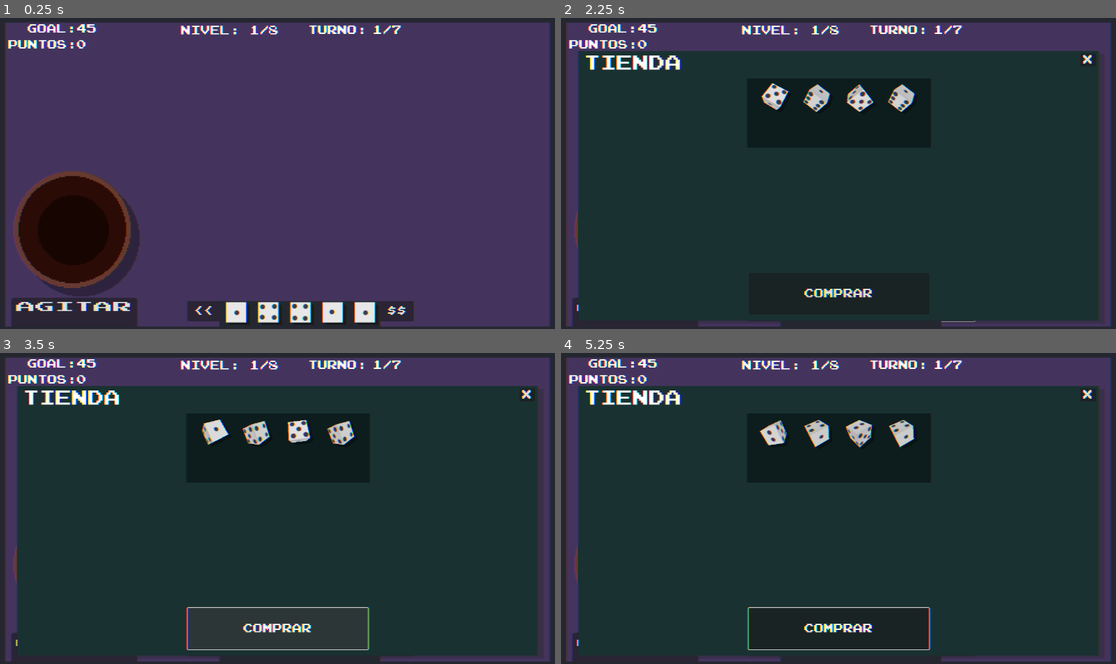
Above: before the commit, frames 1-4 (two rows, left to right).
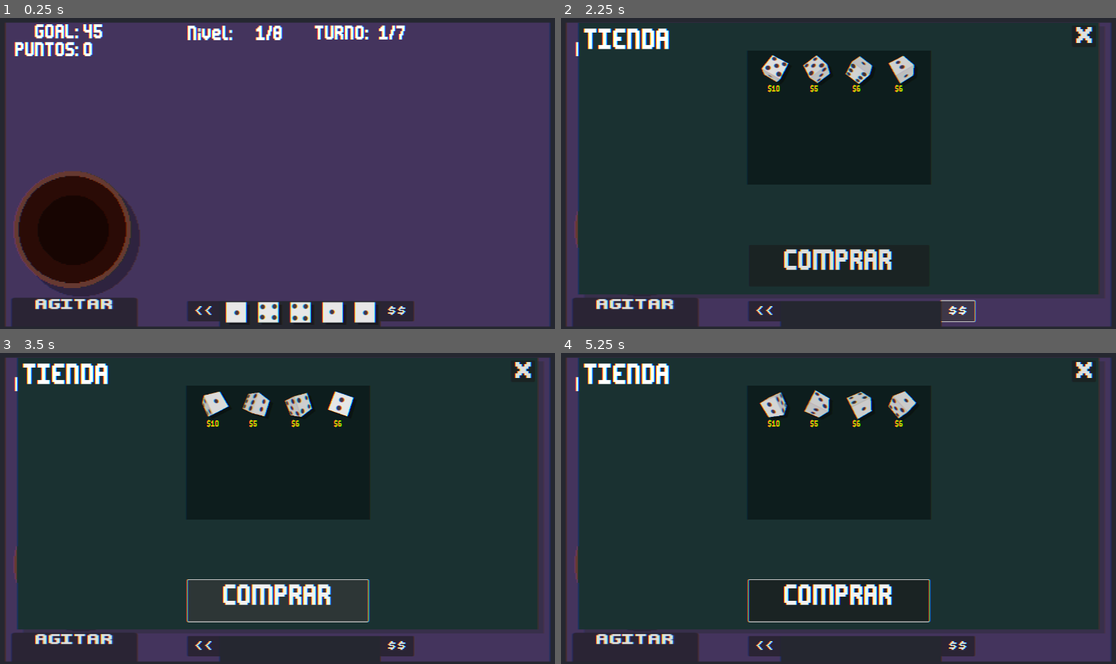
Above: after the commit, the same moments.

Repository: mcerdeira/generala-dice
Game: Godot game, scene res://scenes/main.tscn
Same seed, same stepped clock (60 frames per second), same inputs: the game is played once before the commit and once after it. Sound files missing from this copy of the repository are replaced by a short silence.
Inputs:
- Up to frame 1 (0.25 s): no input
- Up to frame 2 (2.25 s): click "AGITAR" at 0.5 s; click "<<" at 1.25 s; click "$$" at 2 s
- Up to frame 3 (3.5 s): click "COMPRAR" at 2.75 s
- Up to frame 4 (5.25 s): click "AGITAR" at 3.5 s; click "<<" at 4.25 s; click "$$" at 5 s

The runs differ from the first frame. In frame 1, 2.8% of the frame differs, in the area x 1-74%, y 2-95%; in frame 2, 17%; in frame 3, 17%; in frame 4, 18%, in the area x 1-98%, y 1-98%.

Commit message:
mejoritas

Diff:
--- a/scenes/Beaker.tscn
+++ b/scenes/Beaker.tscn
@@ -1,9 +1,10 @@
-[gd_scene load_steps=13 format=3 uid="uid://djocrijh1ceom"]
+[gd_scene load_steps=14 format=3 uid="uid://djocrijh1ceom"]
 
 [ext_resource type="Script" path="res://scenes/Beaker.gd" id="1_3qhnb"]
 [ext_resource type="Texture2D" uid="uid://dytig1jwdi4l1" path="res://sprites/beaker1.png" id="1_252vu"]
 [ext_resource type="Texture2D" uid="uid://d3tsnixp63x6v" path="res://sprites/beaker2.png" id="2_166ns"]
 [ext_resource type="FontFile" uid="uid://qlhmfs1ahw63" path="res://fonts/prstartk.ttf" id="4_m2u8j"]
+[ext_resource type="FontFile" uid="uid://bke1xm65inmdl" path="res://fonts/Thin sans.ttf" id="4_pkukr"]
 
 [sub_resource type="SpriteFrames" id="SpriteFrames_hcnxi"]
 animations = [{
@@ -117,7 +118,8 @@
 offset_bottom = 101.0
 scale = Vector2(0.990936, 0.550103)
 theme_override_colors/font_disabled_color = Color(0.282353, 0.282353, 0.282353, 1)
-theme_override_fonts/font = ExtResource("4_m2u8j")
+theme_override_fonts/font = ExtResource("4_pkukr")
+theme_override_font_sizes/font_size = 26
 theme_override_styles/disabled = SubResource("StyleBoxFlat_0igcw")
 text = "AGITAR
 
--- a/scenes/Dice_shop.gd
+++ b/scenes/Dice_shop.gd
@@ -1,6 +1,15 @@
 extends Area2D
+var price = 0.0
+@export var lbl_description : Label
 
+func _ready():
+	price = Global.pick_random([5, 6, 10])
+	$Label.text = "$" + str(price)
 
 func _on_control_gui_input(event):
 	if event is InputEventMouseButton && event.is_action_pressed("click"):
 		$enfasis.visible = !$enfasis.visible
+		if $enfasis.visible:
+			lbl_description.text = "Lorem ipsum dolor sit amet, consectetur adipiscing elit, sed do eiusmod tempor incididunt ut labore et dolore magna aliqua. Ut enim ad minim veniam, quis nostrud exercitation ullamco laboris nisi ut aliquip ex ea commodo consequat. Duis aute irure dolor in reprehenderit in voluptate velit esse cillum dolore eu fugiat nulla pariatur."
+		else:
+			lbl_description.text = ""
--- a/scenes/Dice_shop.tscn
+++ b/scenes/Dice_shop.tscn
@@ -1,9 +1,10 @@
-[gd_scene load_steps=8 format=3 uid="uid://dwiopwb2k0qtu"]
+[gd_scene load_steps=9 format=3 uid="uid://dwiopwb2k0qtu"]
 
 [ext_resource type="Script" path="res://scenes/Dice_shop.gd" id="1_wyqml"]
 [ext_resource type="PackedScene" uid="uid://bx0wq56ijp6gw" path="res://scenes/node_3d_shop.tscn" id="2_c64jr"]
 [ext_resource type="Shader" path="res://scenes/enfasis.gdshader" id="3_wy7y5"]
 [ext_resource type="Texture2D" uid="uid://dn5ybcewikek6" path="res://sprites/dices/enfasis.png" id="4_jikcf"]
+[ext_resource type="FontFile" uid="uid://bke1xm65inmdl" path="res://fonts/Thin sans.ttf" id="5_m6nw8"]
 
 [sub_resource type="ViewportTexture" id="ViewportTexture_hmu5q"]
 viewport_path = NodePath("SubViewport")
@@ -57,6 +58,16 @@
 offset_right = 26.0
 offset_bottom = 26.0
 
+[node name="Label" type="Label" parent="."]
+offset_left = -16.0
+offset_top = 42.0
+offset_right = 24.0
+offset_bottom = 65.0
+theme_override_colors/font_color = Color(0.894118, 0.788235, 0, 1)
+theme_override_fonts/font = ExtResource("5_m6nw8")
+theme_override_font_sizes/font_size = 24
+text = "$10"
+
 [connection signal="area_entered" from="." to="." method="_on_area_entered"]
 [connection signal="body_entered" from="." to="." method="_on_body_entered"]
 [connection signal="gui_input" from="Control" to="." method="_on_control_gui_input"]
--- a/scenes/main.tscn
+++ b/scenes/main.tscn
@@ -7,6 +7,7 @@
 [ext_resource type="PackedScene" uid="uid://c1178aepiu4hq" path="res://scenes/wall_1.tscn" id="4_rgh4a"]
 [ext_resource type="FontFile" uid="uid://qlhmfs1ahw63" path="res://fonts/prstartk.ttf" id="5_ciusn"]
 [ext_resource type="Script" path="res://scenes/pointlist.gd" id="5_dx72g"]
+[ext_resource type="FontFile" uid="uid://bke1xm65inmdl" path="res://fonts/Thin sans.ttf" id="7_jk6n3"]
 [ext_resource type="Script" path="res://scenes/Shop.gd" id="8_kl6mg"]
 [ext_resource type="Shader" path="res://scenes/FX.gdshader" id="8_nwidx"]
 [ext_resource type="PackedScene" uid="uid://dwiopwb2k0qtu" path="res://scenes/Dice_shop.tscn" id="9_4euou"]
@@ -118,13 +119,13 @@
 scale = Vector2(-1, 3)
 
 [node name="lbl_level" type="Label" parent="."]
-offset_left = 312.0
-offset_top = -40.0
-offset_right = 480.0
-offset_bottom = -16.0
-theme_override_fonts/font = ExtResource("5_ciusn")
-theme_override_font_sizes/font_size = 24
-text = "NIVEL:"
+offset_left = 328.0
+offset_top = -34.0
+offset_right = 496.0
+offset_bottom = 10.0
+theme_override_fonts/font = ExtResource("7_jk6n3")
+theme_override_font_sizes/font_size = 60
+text = "Nivel:"
 metadata/_edit_use_anchors_ = true
 
 [node name="lbl_points2" type="Label" parent="lbl_level"]
@@ -132,18 +133,18 @@
 offset_left = 168.0
 offset_right = 234.0
 offset_bottom = 24.0
-theme_override_fonts/font = ExtResource("5_ciusn")
-theme_override_font_sizes/font_size = 24
+theme_override_fonts/font = ExtResource("7_jk6n3")
+theme_override_font_sizes/font_size = 60
 text = "0"
 metadata/_edit_use_anchors_ = true
 
 [node name="lbl_turn" type="Label" parent="."]
-offset_left = 624.0
-offset_top = -41.0
-offset_right = 792.0
-offset_bottom = -17.0
-theme_override_fonts/font = ExtResource("5_ciusn")
-theme_override_font_sizes/font_size = 24
+offset_left = 640.0
+offset_top = -35.0
+offset_right = 808.0
+offset_bottom = 9.0
+theme_override_fonts/font = ExtResource("7_jk6n3")
+theme_override_font_sizes/font_size = 60
 text = "TURNO:"
 metadata/_edit_use_anchors_ = true
 
@@ -152,18 +153,18 @@
 offset_left = 158.0
 offset_right = 224.0
 offset_bottom = 24.0
-theme_override_fonts/font = ExtResource("5_ciusn")
-theme_override_font_sizes/font_size = 24
+theme_override_fonts/font = ExtResource("7_jk6n3")
+theme_override_font_sizes/font_size = 60
 text = "0"
 metadata/_edit_use_anchors_ = true
 
 [node name="lbl_points" type="Label" parent="."]
-offset_left = -112.0
-offset_top = -5.0
-offset_right = 56.0
-offset_bottom = 19.0
-theme_override_fonts/font = ExtResource("5_ciusn")
-theme_override_font_sizes/font_size = 24
+offset_left = -96.0
+offset_top = 6.0
+offset_right = 72.0
+offset_bottom = 50.0
+theme_override_fonts/font = ExtResource("7_jk6n3")
+theme_override_font_sizes/font_size = 60
 text = "PUNTOS:"
 metadata/_edit_use_anchors_ = true
 
@@ -172,28 +173,32 @@
 offset_left = 168.0
 offset_right = 234.0
 offset_bottom = 24.0
-theme_override_fonts/font = ExtResource("5_ciusn")
-theme_override_font_sizes/font_size = 24
+theme_override_fonts/font = ExtResource("7_jk6n3")
+theme_override_font_sizes/font_size = 60
 text = "0"
 metadata/_edit_use_anchors_ = true
 
 [node name="lbl_goal" type="Label" parent="."]
-offset_left = -113.0
-offset_top = -44.0
-offset_right = 55.0
-offset_bottom = -20.0
-theme_override_fonts/font = ExtResource("5_ciusn")
-theme_override_font_sizes/font_size = 24
+offset_left = -68.0
+offset_top = -38.0
+offset_right = 100.0
+offset_bottom = 6.0
+theme_override_fonts/font = ExtResource("7_jk6n3")
+theme_override_font_sizes/font_size = 60
 text = "  GOAL:"
 metadata/_edit_use_anchors_ = true
 
 [node name="lbl_points2" type="Label" parent="lbl_goal"]
-layout_mode = 0
+layout_mode = 1
+anchors_preset = -1
+anchor_left = -0.178571
+anchor_right = -0.178571
+anchor_bottom = 0.454545
 offset_left = 170.0
 offset_right = 252.0
 offset_bottom = 24.0
-theme_override_fonts/font = ExtResource("5_ciusn")
-theme_override_font_sizes/font_size = 24
+theme_override_fonts/font = ExtResource("7_jk6n3")
+theme_override_font_sizes/font_size = 60
 text = "0"
 metadata/_edit_use_anchors_ = true
 
@@ -205,7 +210,7 @@
 offset_left = -123.0
 offset_top = -28.0
 offset_right = 100.0
-offset_bottom = 279.0
+offset_bottom = 303.0
 mouse_filter = 2
 color = Color(0.0862745, 0.0901961, 0.117647, 0.670588)
 
@@ -216,9 +221,10 @@
 [node name="items" type="ItemList" parent="pointlist"]
 offset_left = -120.0
 offset_right = 52.0
-offset_bottom = 248.0
+offset_bottom = 272.0
 theme_override_colors/font_selected_color = Color(0.843137, 0.168627, 0.227451, 1)
-theme_override_fonts/font = ExtResource("5_ciusn")
+theme_override_fonts/font = ExtResource("7_jk6n3")
+theme_override_font_sizes/font_size = 24
 allow_reselect = true
 allow_search = false
 auto_height = true
@@ -247,14 +253,14 @@
 item_10/disabled = true
 item_11/text = "GENERALAx2"
 item_11/disabled = true
-metadata/_edit_use_anchors_ = true
 
 [node name="items2" type="ItemList" parent="pointlist"]
 layout_direction = 3
 offset_left = -96.0
 offset_right = -52.0
-offset_bottom = 248.0
-theme_override_fonts/font = ExtResource("5_ciusn")
+offset_bottom = 272.0
+theme_override_fonts/font = ExtResource("7_jk6n3")
+theme_override_font_sizes/font_size = 24
 allow_search = false
 item_count = 12
 item_0/text = "-"
@@ -281,16 +287,15 @@
 item_10/selectable = false
 item_11/text = "-"
 item_11/selectable = false
-metadata/_edit_use_anchors_ = true
 
 [node name="Button" type="Button" parent="pointlist"]
 offset_left = -120.0
-offset_top = 250.0
+offset_top = 273.0
 offset_right = 96.0
-offset_bottom = 275.0
-theme_override_fonts/font = ExtResource("5_ciusn")
+offset_bottom = 301.0
+theme_override_fonts/font = ExtResource("7_jk6n3")
+theme_override_font_sizes/font_size = 26
 text = "ANOTAR"
-metadata/_edit_use_anchors_ = true
 
 [node name="lbl_gameover" type="Label" parent="."]
 visible = false
@@ -301,12 +306,13 @@
 offset_right = 898.0
 offset_bottom = 306.0
 theme_override_colors/font_color = Color(1, 0, 0.364706, 1)
-theme_override_fonts/font = ExtResource("5_ciusn")
-theme_override_font_sizes/font_size = 80
+theme_override_fonts/font = ExtResource("7_jk6n3")
+theme_override_font_sizes/font_size = 186
 text = "PERDISTE!"
 
 [node name="Shop" type="Node2D" parent="."]
 z_index = 4095
+position = Vector2(0, -69)
 script = ExtResource("8_kl6mg")
 
 [node name="block" type="ColorRect" parent="Shop"]
@@ -320,60 +326,74 @@
 offset_left = -76.0
 offset_top = 30.0
 offset_right = 1202.0
-offset_bottom = 694.0
+offset_bottom = 701.0
 color = Color(0.145098, 0.152941, 0.188235, 0.4)
 
 [node name="ColorRect" type="ColorRect" parent="Shop"]
 offset_left = -90.0
 offset_top = 22.0
 offset_right = 1188.0
-offset_bottom = 686.0
+offset_bottom = 691.0
 color = Color(0.101961, 0.192157, 0.192157, 1)
 
 [node name="ColorRect3" type="ColorRect" parent="Shop"]
 offset_left = 324.0
 offset_top = 90.0
 offset_right = 775.0
-offset_bottom = 260.0
+offset_bottom = 420.0
 color = Color(0.0509804, 0.113725, 0.113725, 1)
 
 [node name="Label" type="Label" parent="Shop"]
 offset_left = -76.0
-offset_top = 33.0
+offset_top = 45.0
 offset_right = 164.0
-offset_bottom = 73.0
-theme_override_fonts/font = ExtResource("5_ciusn")
-theme_override_font_sizes/font_size = 40
+offset_bottom = 107.0
+theme_override_fonts/font = ExtResource("7_jk6n3")
+theme_override_font_sizes/font_size = 86
 text = "TIENDA"
 
-[node name="Dice_shop" parent="Shop" instance=ExtResource("9_4euou")]
+[node name="lbl_item_desc" type="Label" parent="Shop"]
+offset_left = 351.0
+offset_top = 211.0
+offset_right = 747.0
+offset_bottom = 401.0
+theme_override_fonts/font = ExtResource("7_jk6n3")
+theme_override_font_sizes/font_size = 24
+autowrap_mode = 2
+
+[node name="Dice_shop" parent="Shop" node_paths=PackedStringArray("lbl_description") instance=ExtResource("9_4euou")]
 position = Vector2(392, 137)
-
-[node name="Dice_shop2" parent="Shop" instance=ExtResource("9_4euou")]
+lbl_description = NodePath("../lbl_item_desc")
+
+[node name="Dice_shop2" parent="Shop" node_paths=PackedStringArray("lbl_description") instance=ExtResource("9_4euou")]
 position = Vector2(496, 137)
-
-[node name="Dice_shop3" parent="Shop" instance=ExtResource("9_4euou")]
+lbl_description = NodePath("../lbl_item_desc")
+
+[node name="Dice_shop3" parent="Shop" node_paths=PackedStringArray("lbl_description") instance=ExtResource("9_4euou")]
 position = Vector2(600, 137)
-
-[node name="Dice_shop4" parent="Shop" instance=ExtResource("9_4euou")]
+lbl_description = NodePath("../lbl_item_desc")
+
+[node name="Dice_shop4" parent="Shop" node_paths=PackedStringArray("lbl_description") instance=ExtResource("9_4euou")]
 position = Vector2(704, 137)
+lbl_description = NodePath("../lbl_item_desc")
 
 [node name="Button4" type="Button" parent="Shop"]
-offset_left = 1142.0
+offset_left = 1121.0
 offset_top = 28.0
 offset_right = 1180.0
-offset_bottom = 60.0
+offset_bottom = 81.0
 theme_override_fonts/font = ExtResource("5_ciusn")
-theme_override_font_sizes/font_size = 24
+theme_override_font_sizes/font_size = 44
 text = "X"
+alignment = 2
 
 [node name="Button5" type="Button" parent="Shop"]
 offset_left = 328.0
 offset_top = 569.0
 offset_right = 771.0
 offset_bottom = 671.0
-theme_override_fonts/font = ExtResource("5_ciusn")
-theme_override_font_sizes/font_size = 24
+theme_override_fonts/font = ExtResource("7_jk6n3")
+theme_override_font_sizes/font_size = 86
 text = "COMPRAR"
 
 [node name="FX" type="ColorRect" parent="."]
Binary file added: fonts/Thin sans.ttf
Not shown, added: fonts/Thin sans.ttf.import
Not shown: 1 places in scenes/main.tscn that only renumber resources
